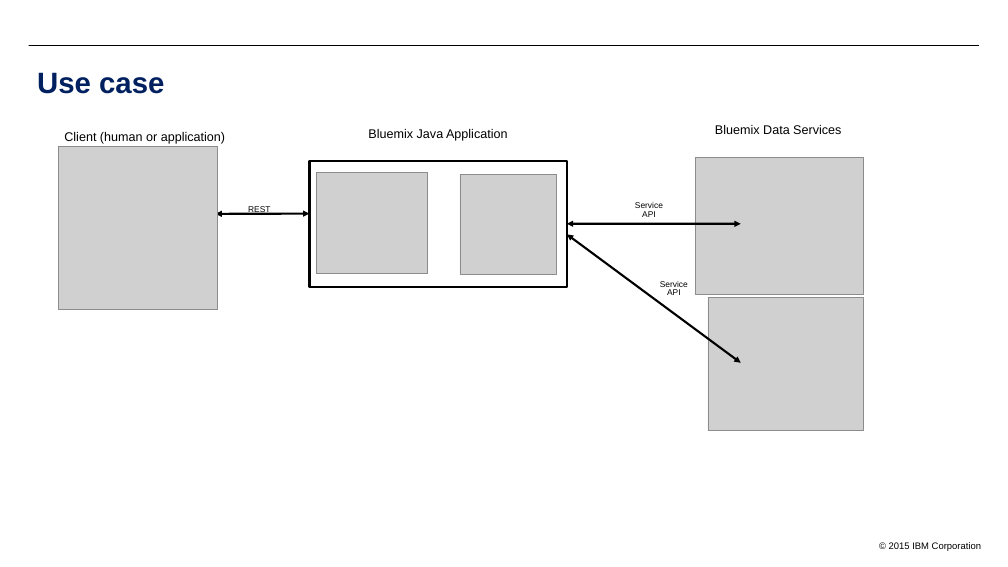
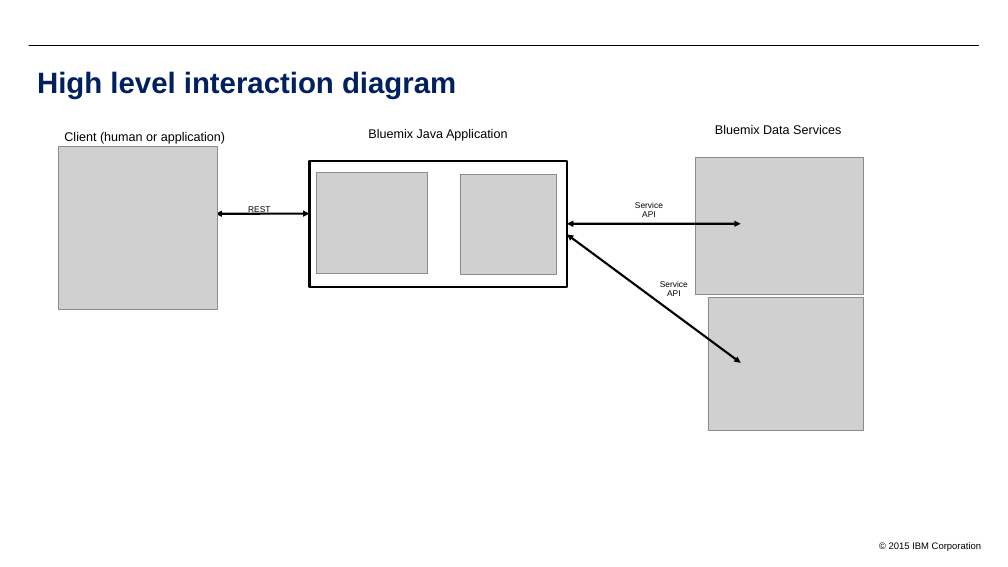
Before and after one commit to ibmecod/java-rest-dataservices, a slide deck: slide 2 of documents/LabX - Java Plays - REST data services.pptx. Drawn at 1008x567 pixels with LibreOffice and Linux fonts; fonts in the diff are those of the drawing; grey boxes stand for pictures; background and template pictures are left out. Boxes give left, top, right and bottom in pixels: in the first picture for what was removed or moved away, otherwise in the second. Text is boxed around its words. In the diff, an @@ line names an element or a change of style, - is before the commit and + after.

```diff
--- a/documents/LabX - Java Plays - REST data services.pptx
+++ b/documents/LabX - Java Plays - REST data services.pptx
@@ text at [37,71,456,99]: text changed @@
-Use case
+High level interaction diagram
```
Also in this commit, not shown: 2 other slides changed, 3 slides added, 1 other file.
